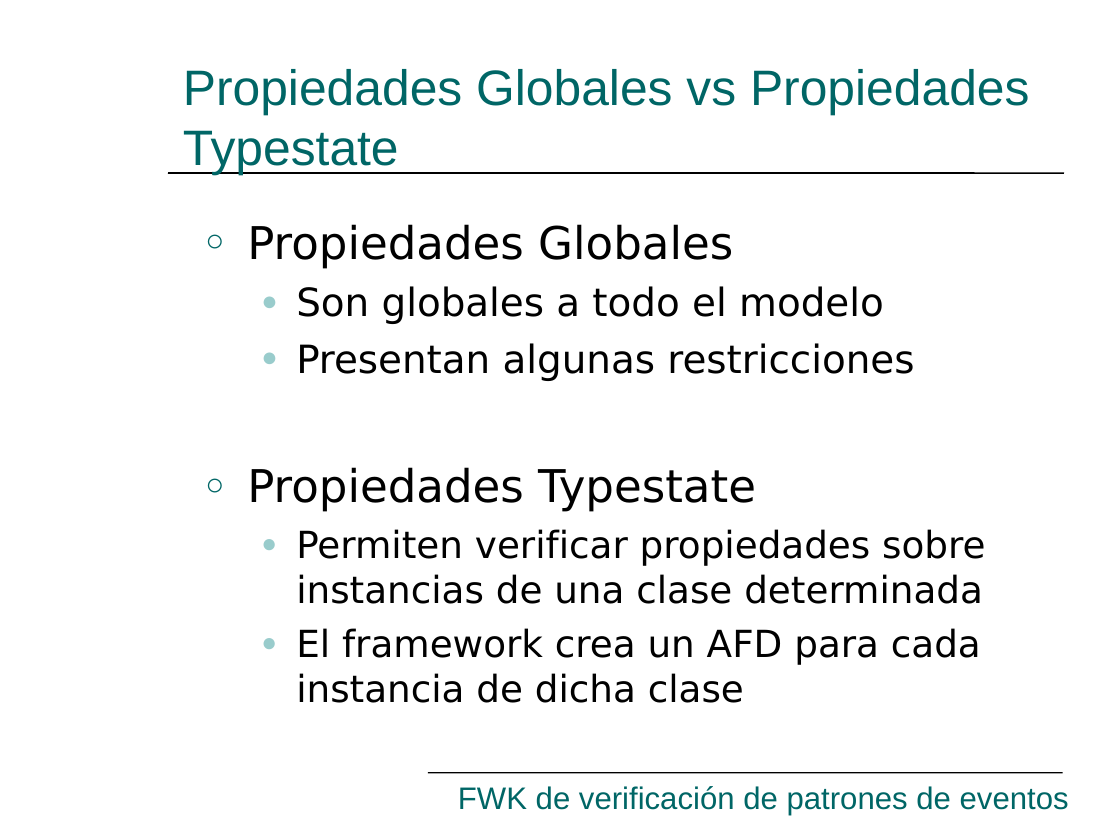
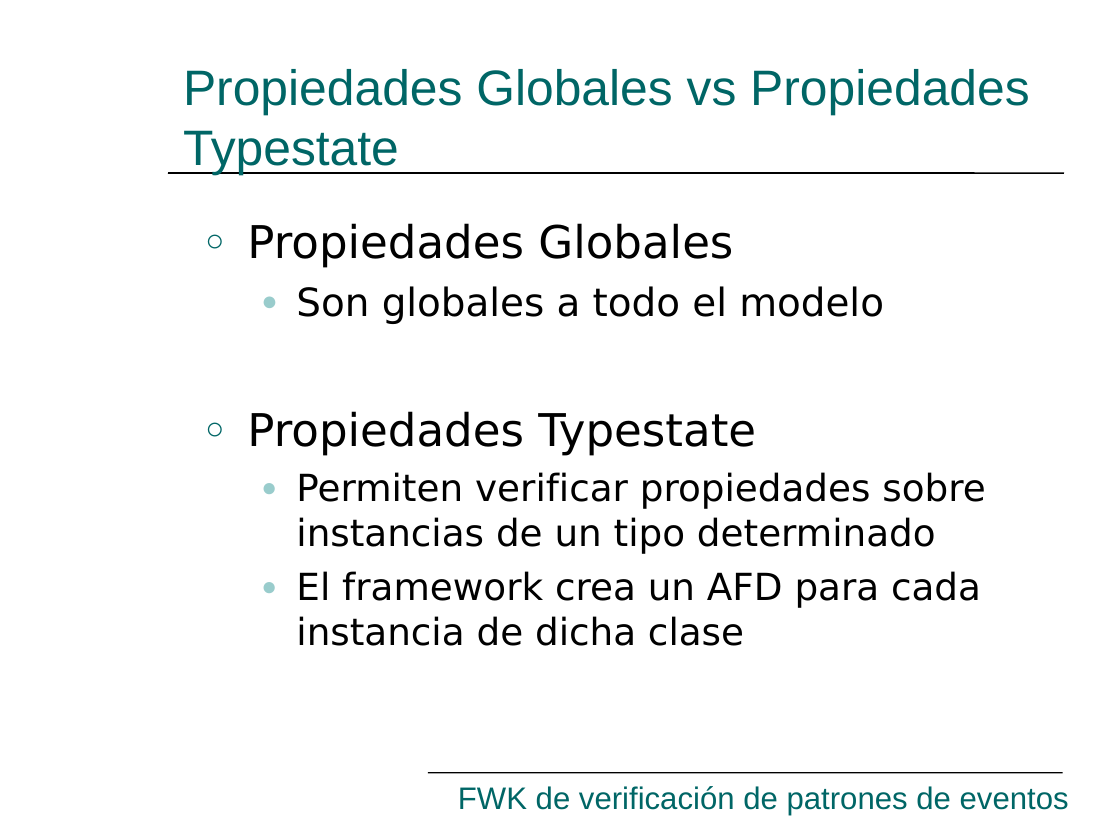
Before and after one commit to hugomelendez/tesis-jpf-2006, a slide deck: slide 19 of tesis-doc/Presentación.ppt. Drawn at 1120x840 pixels with LibreOffice and Linux fonts; fonts in the diff are those of the drawing. Boxes give left, top, right and bottom in pixels: in the first picture for what was removed or moved away, otherwise in the second. Text is boxed around its words. In the diff, an @@ line names an element or a change of style, - is before the commit and + after.

```diff
--- a/tesis-doc/Presentación.ppt
+++ b/tesis-doc/Presentación.ppt
@@ text at box(296, 343, 914, 381): paragraph removed @@
-  ● Presentan algunas restricciones
@@ text at box(296, 472, 985, 554): text changed @@
-  ● Permiten verificar propiedades sobre instancias de una clase determinada
+  ● Permiten verificar propiedades sobre instancias de un tipo determinado
```
Also in this commit, not shown: 39 other slides changed, 1 slide removed.
